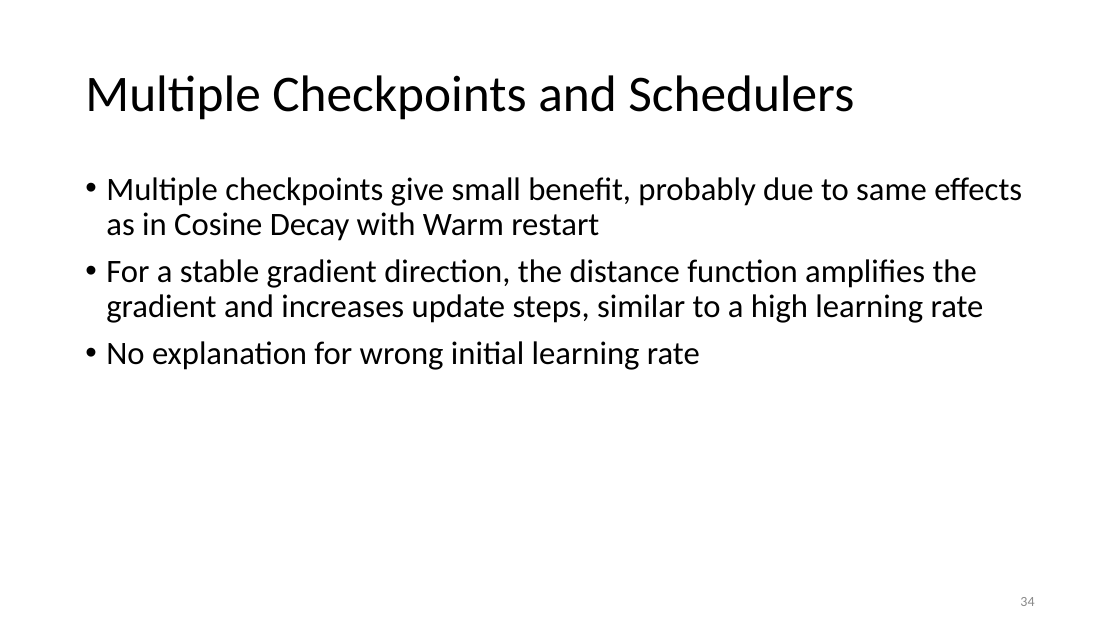
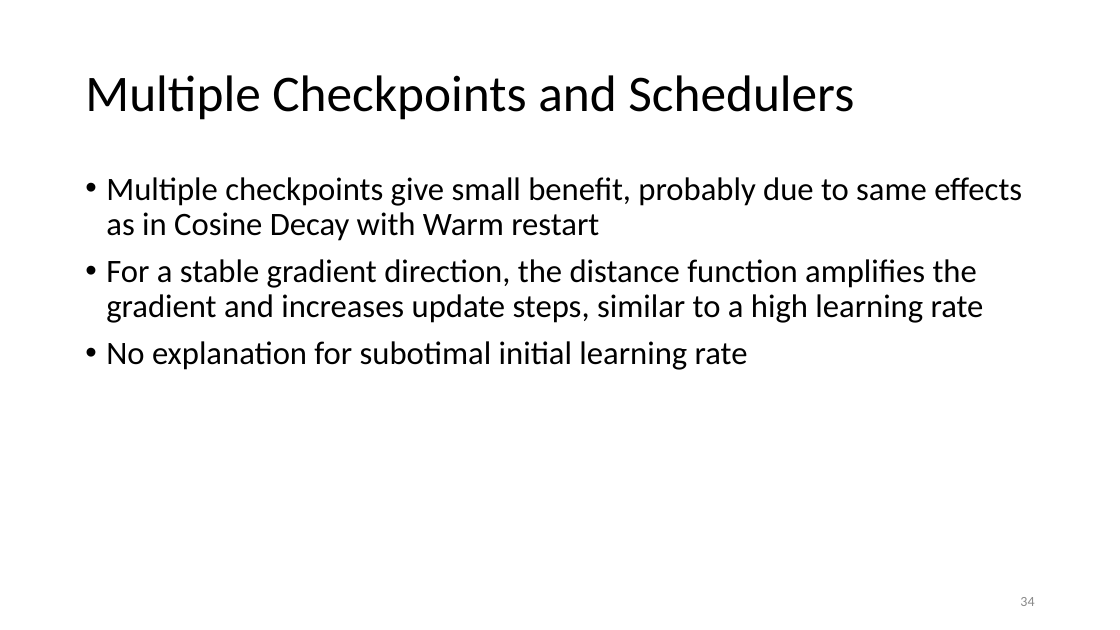
Before and after one commit to philippvb/Bachelorarbeit, a slide deck: slide 34 of presentation/Bachelorthesis_Presentation_final.odp. Drawn at 1120x630 pixels with LibreOffice and Linux fonts; fonts in the diff are those of the drawing. Boxes give left, top, right and bottom in pixels: in the first picture for what was removed or moved away, otherwise in the second. Text is boxed around its words. In the diff, an @@ line names an element or a change of style, - is before the commit and + after.

```diff
--- a/presentation/Bachelorthesis_Presentation_final.odp
+++ b/presentation/Bachelorthesis_Presentation_final.odp
@@ text at (x1=106, y1=341, x2=748, y2=370): text changed @@
-• No explanation for wrong initial learning rate
+• No explanation for subotimal initial learning rate
```
Also in this commit, not shown: 13 other slides changed, 1 slide added, 2 slides removed, 12 other files.
